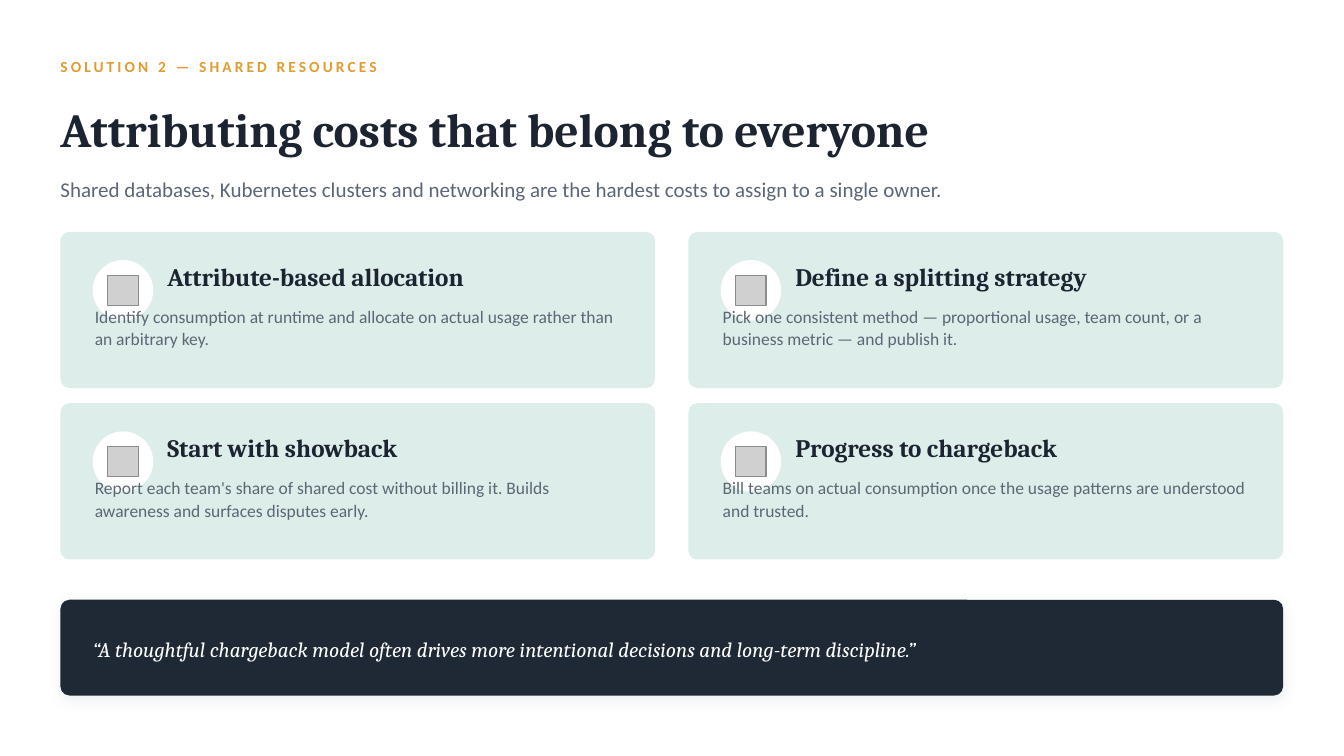
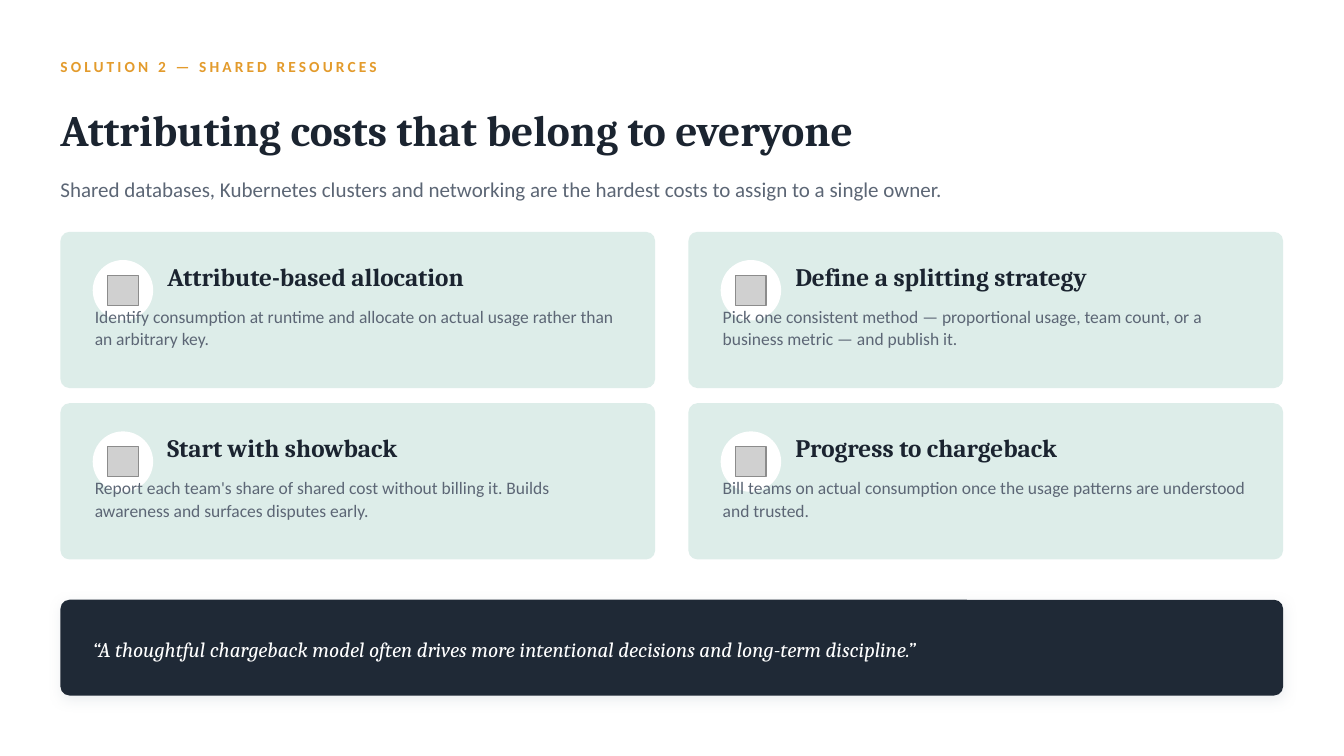
Before and after one commit to arielga5-code/Finops, a slide deck: slide 8 of presentations/finops-gaining-visibility.pptx. Drawn at 1344x756 pixels with LibreOffice and Linux fonts; fonts in the diff are those of the drawing; grey boxes stand for pictures. Boxes give left, top, right and bottom in pixels: in the first picture for what was removed or moved away, otherwise in the second. Text is boxed around its words. In the diff, an @@ line names an element or a change of style, - is before the commit and + after.

```diff
--- a/presentations/finops-gaining-visibility.pptx
+++ b/presentations/finops-gaining-visibility.pptx
@@ text "Attributing costs that belong to ..." at [60,115,853,156]: size 34 to 31 pt @@
```
Also in this commit, not shown: 12 other slides changed, 9 other files.
